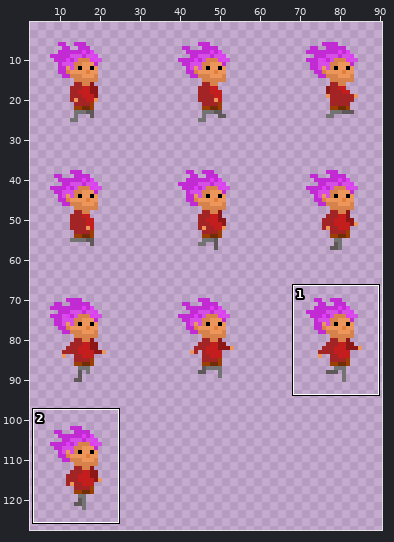
Sprite sheet: Lan Pfusher/Assets/Textures/Player/Run/MainCaracter_Run.png. The picture above shows the old version from afar; the outline marks the close-up.
Close-up. Before the edit:
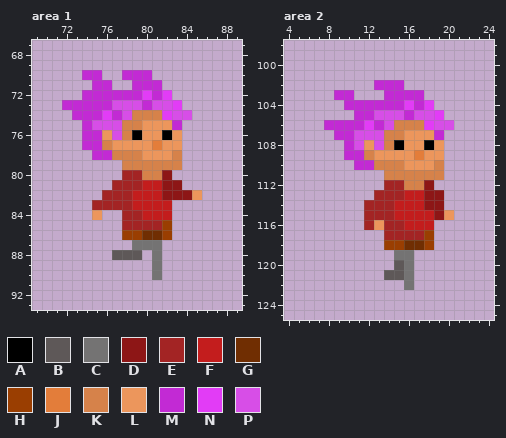
The file is 96x128 pixels. Shown: area 1: x 69..89, y 67..93; area 2: x 4..24, y 98..125. The wide view leaves out empty margins. The commit also changed other parts of the picture, which this record leaves out.
Palette (. is transparent): A #000000  B #5e5858  C #747373  D #8d1616  E #a32424  F #c31d1d  G #702e02  H #9a3e01  J #e37d3a  K #d6824a  L #ec965c  M #c22ad4  N #e23cf6  P #d74ee7
Pixels before, area 1, first column x 72:
70 ..MM..MMM.....
71 ...MM..MMM....
72 ..MMMMMMNMN...
73 MMMMMPPPMPPN..
74 .MMMNMPKKKNPP.
75 ..MPPPKKLLLM..
76 ..MMLPKALLAL..
77 ..MMKLLLLJLL..
78 ...MMKKKLLLK..
79 ......KKKKKK..
80 ......EEKKD...
81 .....EEEFFDD..
82 ....EEEFFFDDDL
83 ...EEEEFFFF...
84 ...L..EEFFF...
85 ......EEEEH...
86 ......HHGGH...
87 .......CCC....
88 .....BBB.C....
89 .........C....
90 .........C....
Pixels before, area 2, first column x 8:
102 .....MMM.....
103 .MM...MMMM...
104 ..MMMMMMNMN..
105 ...MMPPPMPPN.
106 MMMMNMPKKKNPP
107 .MMPPPKKLLLM.
108 ..MPLPKALLAL.
109 ..MMKLLLLJLL.
110 ...MMKKKLLLK.
111 ......KKKKKK.
112 ......EEKKD..
113 .....EEEFFDD.
114 ....EEEFFFDD.
115 ....EEEFFFFDL
116 ....ELEEFFF..
117 ......EEEEH..
118 ......HHGGH..
119 .......CC....
120 .......BC....
121 ......BBC....
122 ........C....
After the commit:
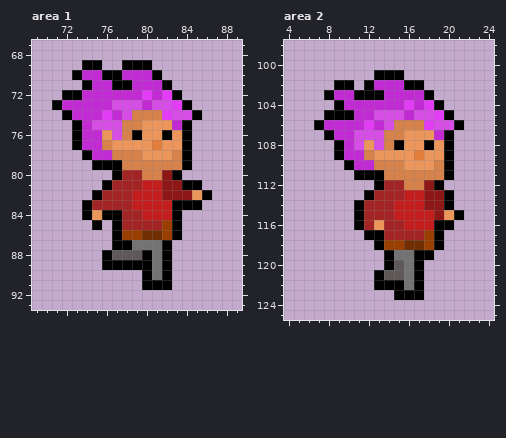
Edits made:
Area 1:
The edit adds colour A in row 69 at x 74 to 75 and 78 to 80; in row 70 at x 73, 76 to 77 and 81; in row 71 at x 74, 77 to 78 and 82; in row 72 at x 72 to 73 and 83; in row 73 at x 71 and 84; in row 74 at x 72 and 85.
The edit adds colour A in rows 75 to 77 at x 73 and 84; in row 78 at x 74 and 84; in row 79 at x 75 to 77 and 84; in row 80 at x 77 and 83; in row 81 at x 76 and 84 to 85; in row 82 at x 75 and 86.
The edit adds colour A in row 83 at x 74 and 83 to 85; in row 84 at x 74, 76 to 77 and 83; in row 85 at x 75, 77 and 83; in row 86 at x 77 and 83; in row 87 at x 77 to 78 and 82; in row 88 at x 76, 80 and 82.
The edit adds colour A in row 89 at x 76 to 80 and 82; in row 90 at x 80 and 82; in row 91 at x 80 to 82.
Area 2:
The edit adds colour A in row 101 at x 13 to 15; in row 102 at x 9 to 10, 12 and 16 to 17; in row 103 at x 8, 11 to 13 and 18; in row 104 at x 9 and 19; in row 105 at x 8 to 10 and 20; in row 106 at x 7 and 21.
The edit adds colour A in row 107 at x 8 and 20; in rows 108 to 109 at x 9 and 20; in row 110 at x 10 and 20; in row 111 at x 11 to 13 and 20; in row 112 at x 13 and 19; in row 113 at x 12 and 20.
The edit adds colour A in row 114 at x 11 and 20; in row 115 at x 11 and 21; in row 116 at x 11 and 19 to 20; in row 117 at x 12 to 13 and 19; in row 118 at x 13 and 19; in row 119 at x 14 and 17 to 18.
The edit adds colour A in row 120 at x 14 and 17; in row 121 at x 13 and 17; in row 122 at x 13 to 15 and 17; in row 123 at x 15 to 17.
Where, in picture pixels (left, top, right, bottom), the same in both close-ups:
added: (52, 60, 212, 290)
added: (314, 70, 464, 300)
